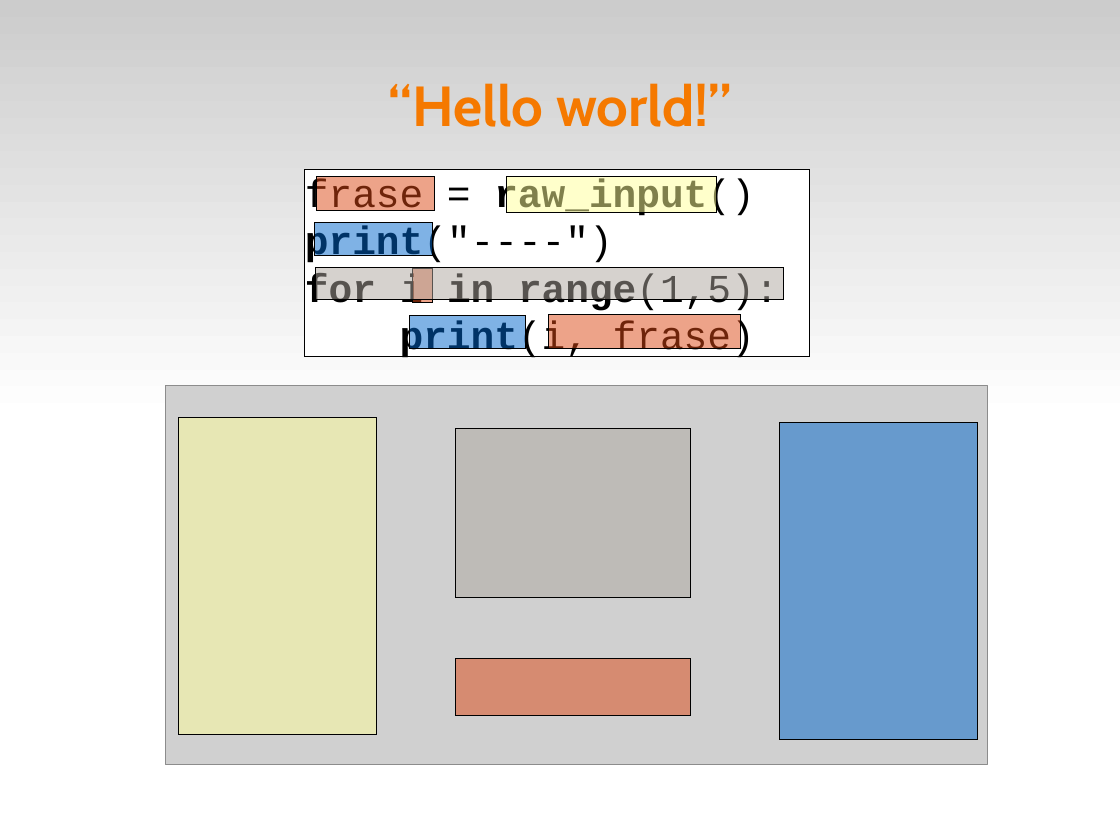
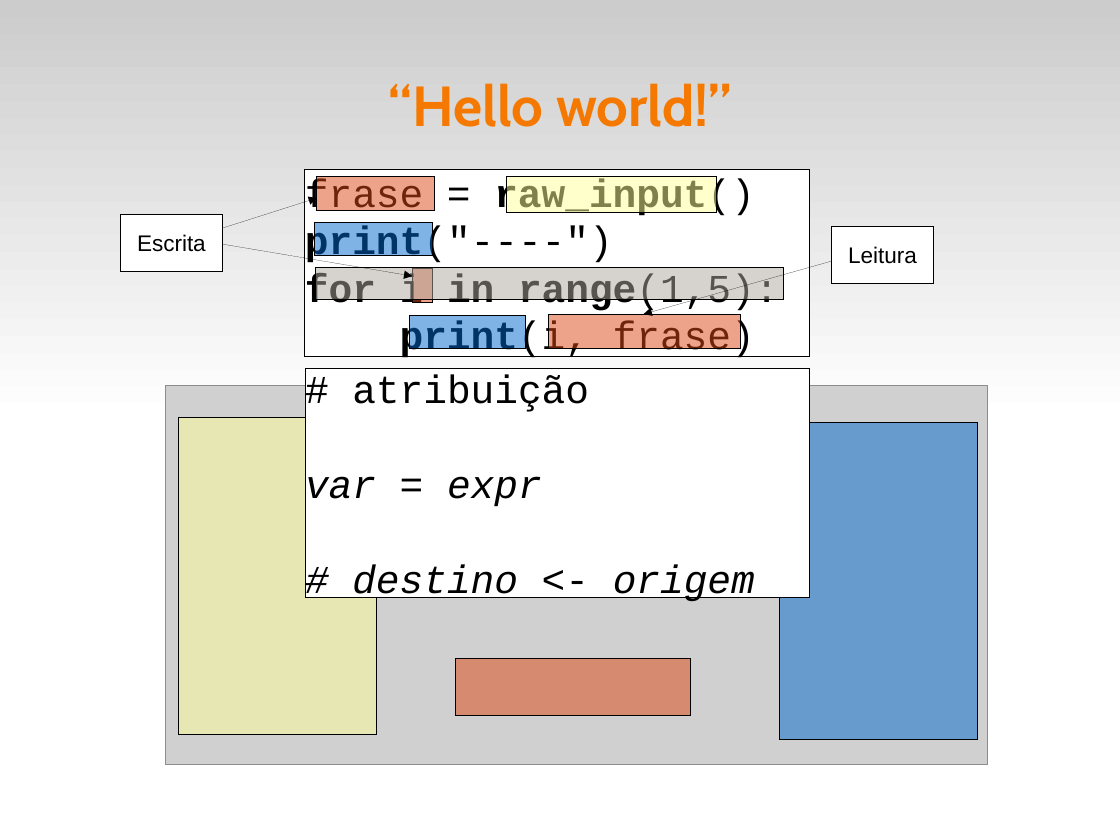
Before and after one commit to fsantanna-uerj/IPD, a slide deck: slide 11 of ipd.odp. Drawn at 1120x840 pixels with LibreOffice and Linux fonts; fonts in the diff are those of the drawing; grey boxes stand for pictures. Boxes give left, top, right and bottom in pixels: in the first picture for what was removed or moved away, otherwise in the second. Text is boxed around its words. In the diff, an @@ line names an element or a change of style, - is before the commit and + after.

```diff
--- a/ipd.odp
+++ b/ipd.odp
@@ arrow added from (223, 229) to (317, 198), #000000 0 pt @@
@@ rectangle added at box(121, 214, 223, 271), fill #FFFFFF, outline #000000 0 pt, 16 pt, text #000000 @@
+Escrita
@@ rectangle added at box(832, 226, 934, 283), fill #FFFFFF, outline #000000 0 pt, 16 pt, text #000000 @@
+Leitura
@@ arrow added from (223, 244) to (413, 276), #000000 0 pt @@
@@ arrow added from (832, 261) to (643, 314), #000000 0 pt @@
@@ rectangle added at box(305, 368, 810, 598), fill #FFFFFF, outline #000000 0 pt, 28 pt, text #000000, italic @@
+# atribuição
+var = expr
+# destino <- origem
```
Also in this commit, not shown: 3 other slides changed, 2 other files.
